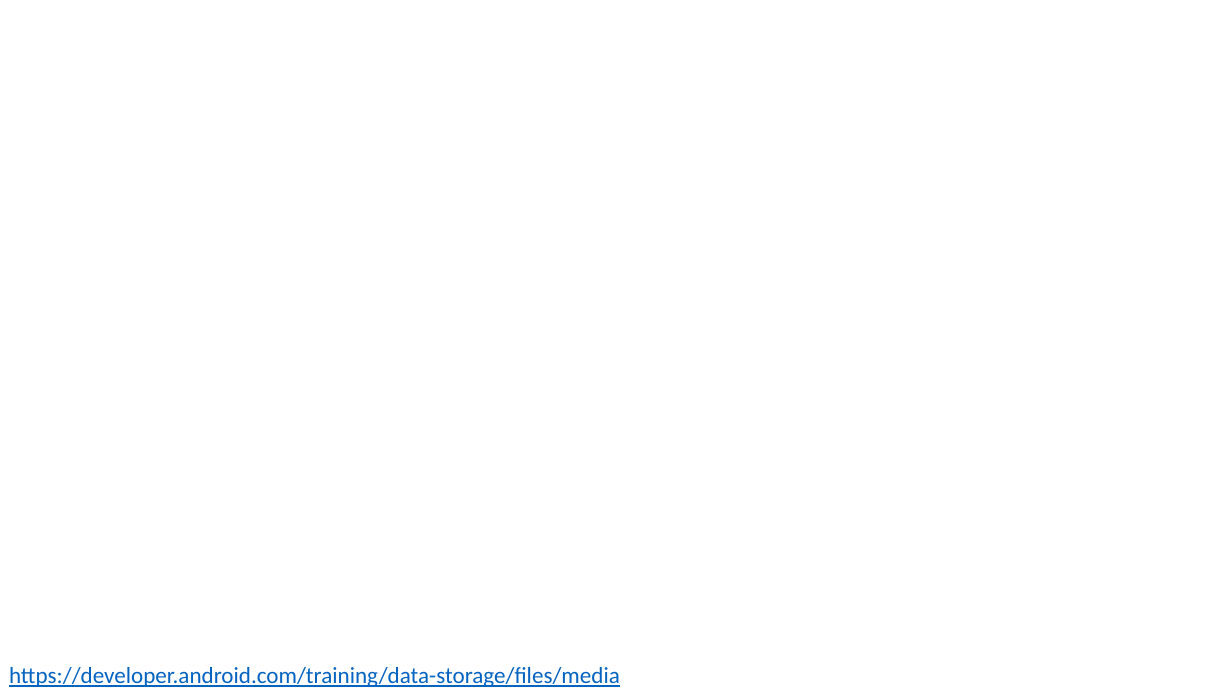
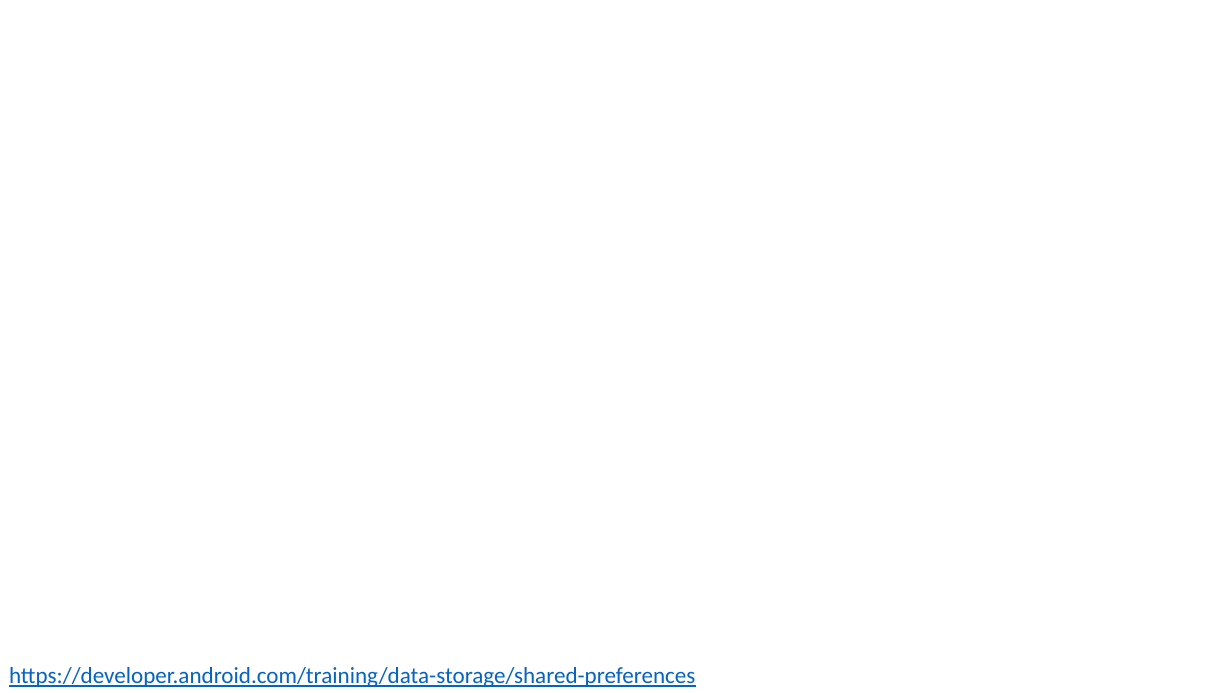
Before and after one commit to russellu/cs230, a slide deck: slide 33 of Lecture_11.pptx (slide 27 before the commit). Drawn at 1232x693 pixels with LibreOffice and Linux fonts; fonts in the diff are those of the drawing. Boxes give left, top, right and bottom in pixels: in the first picture for what was removed or moved away, otherwise in the second. Text is boxed around its words. In the diff, an @@ line names an element or a change of style, - is before the commit and + after.

```diff
--- a/Lecture_11.pptx
+++ b/Lecture_11.pptx
@@ text at (9,667,695,687): text changed @@
-https://developer.android.com/training/data-storage/files/media
+https://developer.android.com/training/data-storage/shared-preferences
```
Also in this commit, not shown: 2 other slides changed, 7 slides added.
